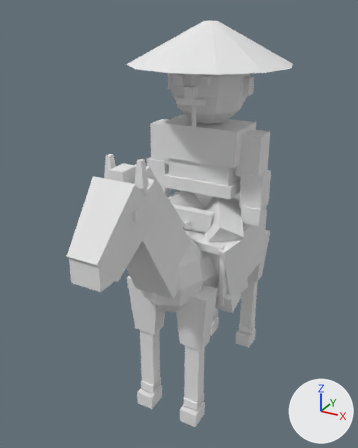
The glTF model sample_project/assets/3d/units/japanese/cavalry_a1.glb: old version first, new version second.
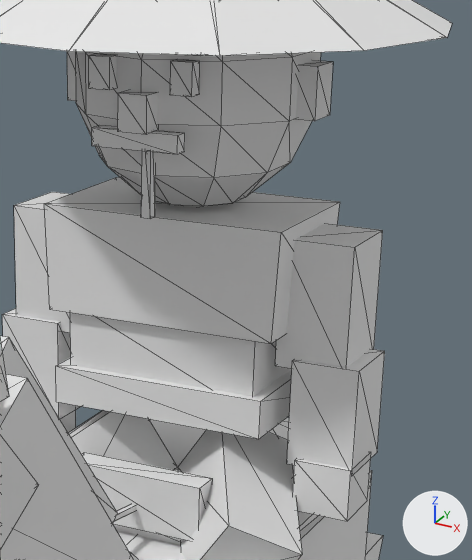
Each version is shown whole from a 50 mm lens placed at (1.34, -2.81, 2.58), pointed at (-0.09, -0.22, 1.28), then close up on the part from 41% to 84% of the width and 13% to 53% of the height. The axes (+X, +Y, +Z) are drawn at lower right. The lights are the same throughout. The first two pictures are the older version. The close-ups show mesh edges as thin lines. Vertices at exactly the same position are counted once.

Objects in the first close-up: 'Body'.
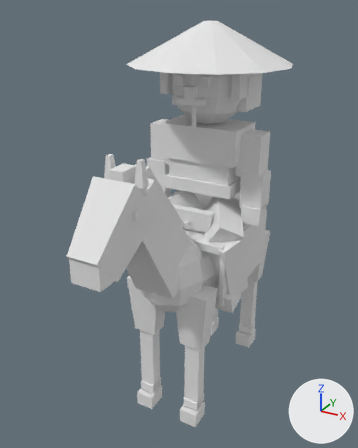
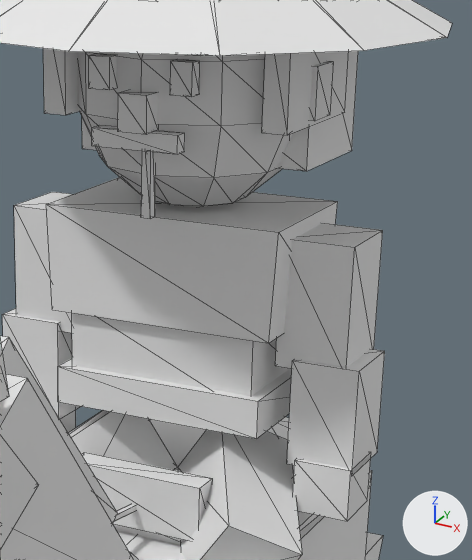
The newer file is also rescaled (x0.96) as a whole; pictures and numbers use the older file's frame.

Changed parts and their boxes [x1, y1, x2, y2] in the close-ups (472 x 560 px):
part 1 of me_body, added: after [82, 51, 358, 171]
part 2 of me_body, added: after [262, 51, 349, 135]
part 3 of me_body, added: after [43, 48, 80, 115]

What the commit changed:
me_body is used by ob_body; location (0.0, 0.0, 0.0).
me_body had 734 vertices, 1196 faces and spanned x -0.5..0.5, y -1.29..0.92, z 0.0..2.5.
me_body now has 774 vertices, 1256 faces and spans x -0.5..0.5, y -1.29..0.92, z 0.0..2.5.
me_body part 1: a new loose piece, a box spanning x -0.25..0.25, y -0.02..0.23, z 2.0..2.3, in mat_pe_unitpalette (white #e7e7e7).
me_body part 2: a new loose piece, a box spanning x 0.21..0.26, y -0.15..0.15, z 2.09..2.31, in mat_pe_unitpalette (white #e7e7e7).
me_body part 3: a new loose piece, a box spanning x -0.26..-0.21, y -0.15..0.15, z 2.09..2.31, in mat_pe_unitpalette (white #e7e7e7).
Other edits to the shape of me_body do not show in these pictures.
